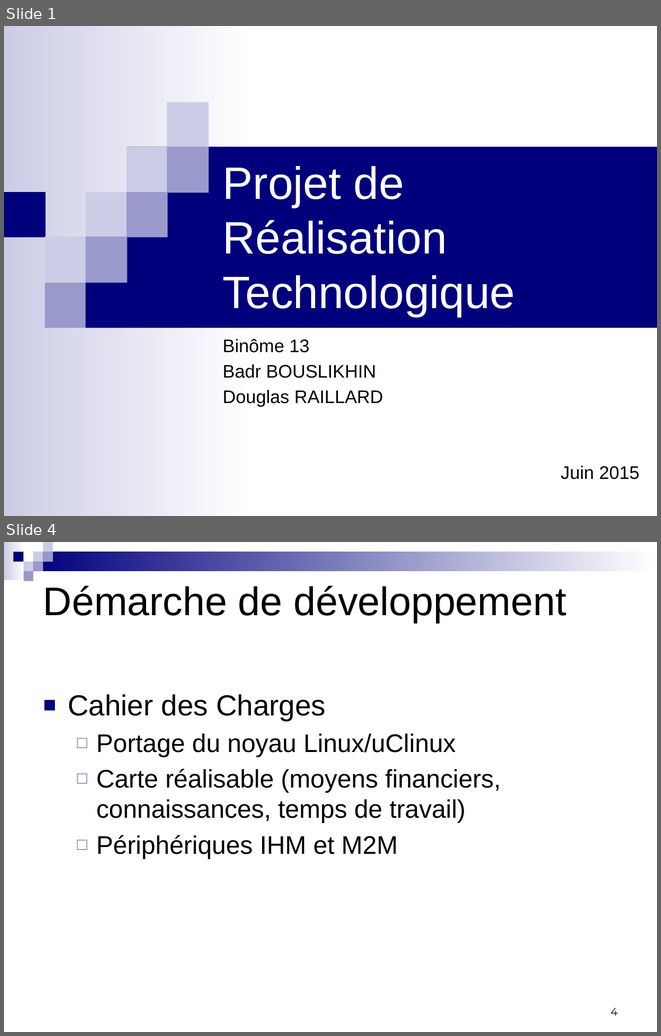
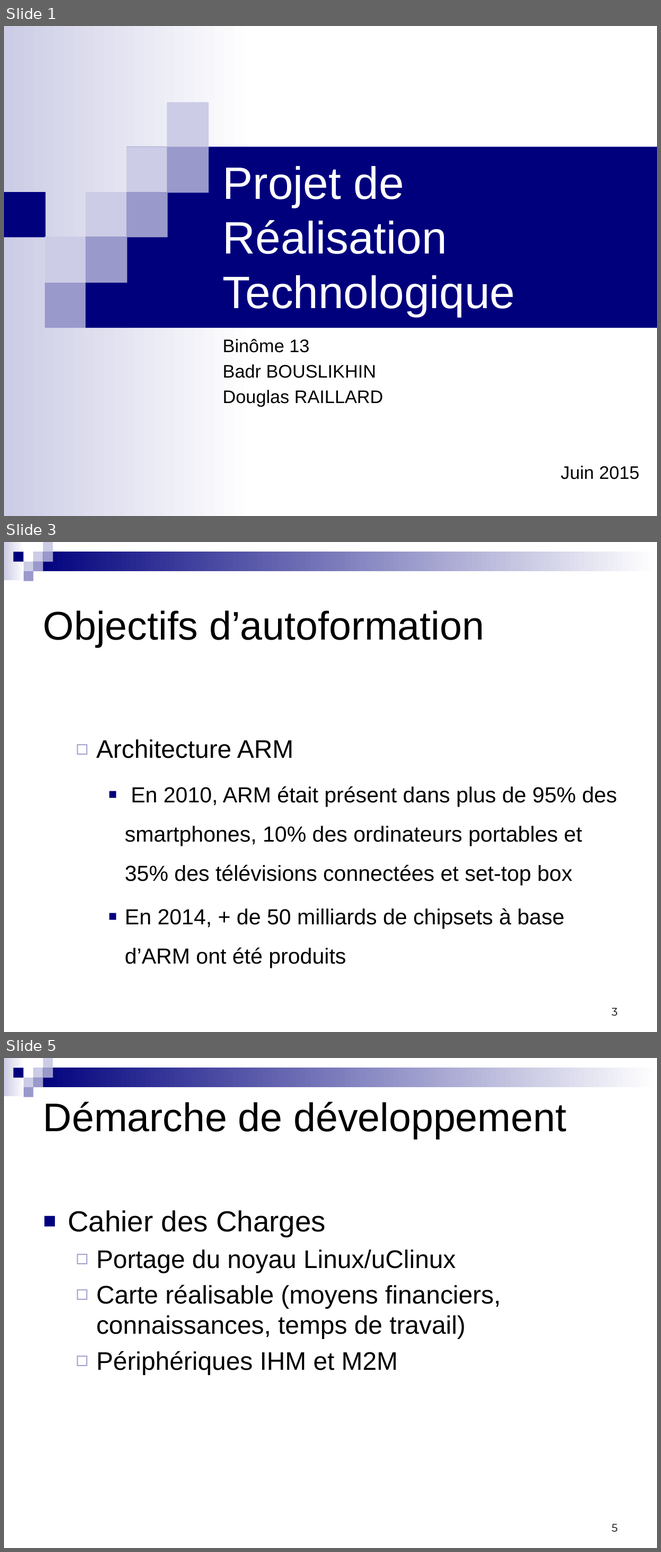
Before and after one commit to badrbouslikhin/Beluga, a slide deck: Rendu/PresentationFinale/Binome13PresentationFinalePRT.pptx. Shown one above the other, each under a label of ours: slides 1 and 4 before the commit, slides 1, 3 and 5 after it; the slides between them are not shown. The pictures are 661x1036 and 661x1552 pixels, drawn with LibreOffice and Linux fonts; fonts in the diff are those of the drawing. Boxes give left, top, right and bottom in pixels: in the first picture for what was removed or moved away, otherwise in the second. Text is boxed around its words. In the diff, an @@ line names an element or a change of style, - is before the commit and + after.

```diff
--- a/Rendu/PresentationFinale/Binome13PresentationFinalePRT.pptx
+++ b/Rendu/PresentationFinale/Binome13PresentationFinalePRT.pptx
@@ slide 3 added at bbox=[4, 542, 657, 1032], background #FFFFFF; not listed: 9 template elements that a slide beside it also shows @@
@@ title added at bbox=[43, 610, 484, 647], 44 pt, text #000000 @@
+Objectifs d’autoformation
@@ text added at bbox=[96, 739, 617, 968], 24 pt, text #000000 @@
+  ◻ Architecture ARM
+    ■ En 2010, ARM était présent dans plus de 95% des smartphones, 10% des ordinateurs portables et 35% des télévisions connectées et set-top box
+    ■ En 2014, + de 50 milliards de chipsets à base d’ARM ont été produits
@@ page number added at bbox=[611, 1007, 618, 1015], 12 pt, text #000000 @@
+3
@@ what was slide 4 is now slide 5 @@
@@ page number at bbox=[611, 1523, 618, 1531]: text changed @@
-4
+5
```
Also in this commit, not shown: 9 slides changed.
